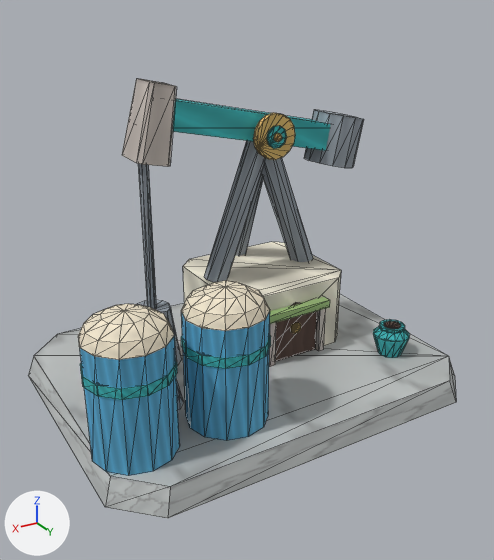
A saved change to the glTF model Assets/GodSim/Art/Models/Buildings/Saurian/Extraction/bld_saurian_oil_well_future_v0.glb.
Camera for both pictures: a 50 mm lens placed at (1.54, 2.62, 1.84), pointed at (0.04, 0.11, 0.58). Every picture has the same lights, and +X, +Y and +Z are marked at lower left. The first picture is the older version. Mesh edges are drawn as thin lines. Vertices at exactly the same position are counted once.

Objects in the first picture: 'LOD0'.
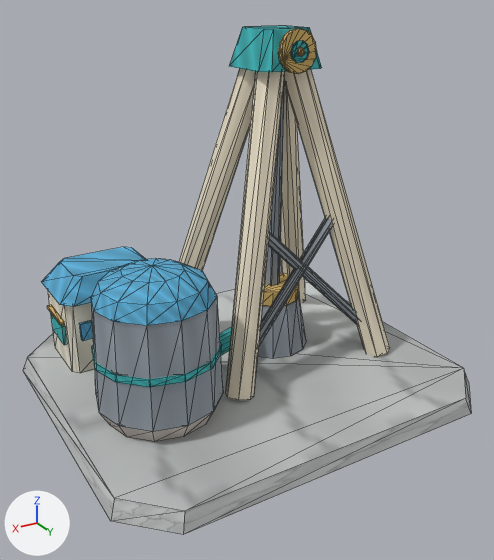
Edits to the bpy script that builds the scene:
```text
Change me_lod0:
    used by ob_lod0; location = (0.0, 0.0, 0.0)
    remove me_lod0.from_pydata(...)  # 565 vertices, 871 faces; spans x -0.94..0.94, y -0.75..0.74, z 0.0..1.47
    add me_lod0.from_pydata(...)  # 470 vertices, 759 faces; spans x -0.95..0.95, y -0.84..0.84, z 0.0..1.67
    me_lod0 part 1: the loose piece of 24 vertices spanning x 0.26..0.52, y -0.33..-0.07, z 0.12..0.41 is scaled about its middle by (1.48, 1.48, 0.931), then moved by (-0.64, 0.08, -0.05)
    me_lod0 part 2: the loose piece of 24 vertices spanning x -0.71..-0.63, y 0.31..0.39, z 0.27 is scaled about its middle by (3.2, 3.2, 36.7), then moved by (0.42, -0.47, 0.12)
    me_lod0 part 3: a new loose piece, a 16-sided cylinder along y spanning x -0.343..-0.157, y 0.044..0.068, z 1.487..1.673, in mat_godsim_buildings
    me_lod0 part 4: the loose piece of 20 vertices spanning x -0.28..-0.18, y -0.07..-0.06, z 1.14..1.24 is moved by (-0.02, 0.14, 0.39)
    me_lod0 part 5: a new loose piece, a 7-sided cylinder along z spanning x -0.289..-0.207, y -0.162..-0.078, z 0.41..1.51, in mat_godsim_buildings
    me_lod0 part 6: the loose piece of 16 vertices spanning x -0.25..-0.21, y -0.06..-0.05, z 1.17..1.21 is moved by (-0.02, 0.14, 0.39)
    me_lod0 part 7: the loose piece of 14 vertices spanning x 0.35..0.61, y -0.21..0.42, z 0.22..0.3 is turned -52.9 degrees about the z axis through its middle and scaled by 1.29, then moved by (-0.34, -0.08, -0.02)
    me_lod0 part 8: the loose piece of 24 vertices spanning x 0.14..0.5, y 0.23..0.59, z 0.12..0.62 is scaled about its middle by (1.56, 1.56, 0.0645), then moved by (0.21, -0.24, 0.02)
    me_lod0 part 9: the loose piece of 8 vertices spanning x -0.1..-0.07, y 0.11..0.16, z 0.12..0.36 is scaled about its middle by (1.85, 0.458, 0.36), then moved by (0.41, -0.45, 0.07)
    me_lod0 part 10: the loose piece of 8 vertices spanning x -0.41..-0.05, y 0.1..0.17, z 0.36..0.4 is scaled about its middle by (0.655, 1, 1.08), then moved by (0.74, -0.44, -0.02)
    me_lod0 part 11: the loose piece of 8 vertices spanning x -0.39..-0.36, y 0.11..0.16, z 0.12..0.36 is scaled about its middle by (0.655, 1, 1.08), then moved by (0.79, -0.44, -0.03)
    me_lod0 part 12: the loose piece of 5 vertices spanning x -0.37..-0.09, y 0.13, z 0.12..0.42 is scaled about its middle by (0.655, 1, 1.08), then moved by (0.74, -0.44, -0.02)
    me_lod0 part 13: the loose piece of 8 vertices spanning x -0.1..-0.07, y 0.11..0.16, z 0.12..0.36 is copied, and the copy is scaled about its middle by (1.85, 0.458, 0.36), then moved by (0.77, -0.45, 0.07); it spans x 0.66..0.72, y -0.33..-0.31, z 0.26..0.35
    me_lod0 part 14: the loose piece of 8 vertices spanning x -0.1..-0.07, y 0.11..0.16, z 0.12..0.36 is copied, and the copy is scaled about its middle by (0.494, 4.16, 0.407), then moved by (0.85, -0.63, 0.02); it spans x 0.76..0.78, y -0.6..-0.4, z 0.21..0.31
    me_lod0 part 15: the loose piece of 8 vertices spanning x -0.1..-0.07, y 0.11..0.16, z 0.12..0.36 is copied, and the copy is scaled about its middle by (0.648, 4.59, 0.0594), then moved by (0.86, -0.63, 0.1); it spans x 0.77..0.79, y -0.61..-0.39, z 0.33..0.35
    me_lod0 part 16: the loose piece of 16 vertices spanning x -0.94..0.94, y -0.75..0.74, z 0.0..0.12 is rebuilt with 16 vertices and now spans x -0.95..0.95, y -0.84..0.84, z 0.0..0.08
    me_lod0 part 17: 17 loose pieces with 398 vertices, spanning x -0.83..0.94, y -0.52..0.6, z 0.12..1.47, are deleted
    me_lod0 part 18: 193 vertices added at x -0.74..0.81, y -0.71..0.46, z 0.06..1.67
    other edits to the shape of me_lod0 do not show in these pictures
```

Where the change shows, as pixel boxes [x1, y1, x2, y2] in the pictures (494 x 560 px; the box of a moved part takes in the faces that stretch with it):
'LOD0', reshaped (16% taller)
    before: [28, 78, 456, 518]
    after: [23, 26, 471, 535]
part 1 of me_lod0, moved or reshaped
    before: [136, 300, 182, 366]
    after: [257, 295, 306, 359]
part 2 of me_lod0, moved or reshaped
    before: [384, 321, 401, 329]
    after: [262, 273, 299, 307]
part 3 of me_lod0, added (brown)
    after: [278, 29, 317, 74]
part 4 of me_lod0, moved or reshaped
    before: [267, 126, 287, 149]
    after: [290, 41, 309, 63]
part 5 of me_lod0, added
    after: [265, 84, 284, 286]
part 6 of me_lod0, moved or reshaped
    before: [273, 133, 282, 142]
    after: [297, 47, 305, 56]
part 7 of me_lod0, moved or reshaped (mostly hidden)
    before: [176, 380, 183, 410]
    after: [220, 327, 232, 355]
part 8 of me_lod0, moved or reshaped
    before: [181, 311, 270, 441]
    after: [92, 343, 222, 387]
part 9 of me_lod0, moved or reshaped (not visible afterwards)
    before: [269, 322, 276, 366]
part 10 of me_lod0, moved or reshaped (not visible afterwards)
    before: [270, 297, 330, 324]
part 11 of me_lod0, moved or reshaped (not visible afterwards)
    before: [315, 309, 326, 351]
part 12 of me_lod0, moved or reshaped (not visible afterwards)
    before: [275, 302, 317, 361]
part 13 of me_lod0, added
    after: [79, 321, 93, 341]
part 14 of me_lod0, added
    after: [51, 314, 67, 345]
part 15 of me_lod0, added
    after: [47, 305, 65, 325]
part 16 of me_lod0, rebuilt (12% taller)
    before: [28, 294, 456, 518]
    after: [23, 283, 471, 535]
part 17 of me_lod0, deleted
    before: [78, 78, 410, 476]
part 18 of me_lod0, added
    after: [41, 26, 390, 442]
